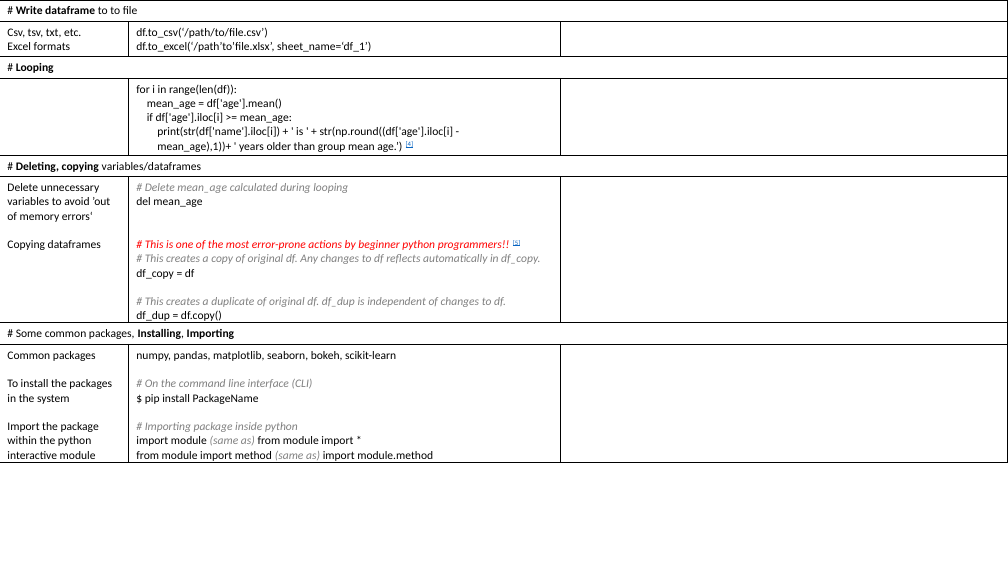
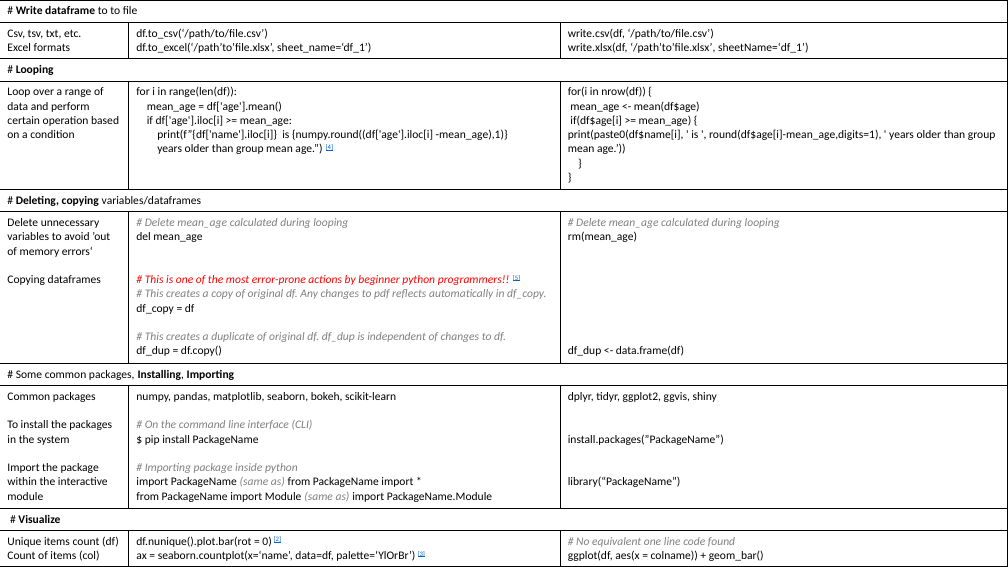
Before and after one commit to Lhogeshwaran/python-r_cheatsheet, a slide deck: slide 3 of Python-R_DataScience_cheat_sheet.pptx. Drawn at 1008x567 pixels with LibreOffice and Linux fonts; fonts in the diff are those of the drawing. Boxes give left, top, right and bottom in pixels: in the first picture for what was removed or moved away, otherwise in the second. Text is boxed around its words. In the diff, an @@ line names an element or a change of style, - is before the commit and + after.

```diff
--- a/Python-R_DataScience_cheat_sheet.pptx
+++ b/Python-R_DataScience_cheat_sheet.pptx
@@ table at bbox=[0, 0, 1008, 567] @@
-row 2, column 3: 
+row 2, column 3: write.csv(df, ‘/path/to/file.csv’) / write.xlsx(df, ‘/path’to’file.xlsx’, sheetName=‘df_1’)
-row 4:  | for i in range(len(df)): / mean_age = df['age'].mean() / if df['age'].iloc[i] >= mean_age: / print(str(df['name'].iloc[i]) + ' is ' + str(np.round((df['age'].iloc[i] - / mean_age),1))+ ' years older than group mean age.’) [4] | 
+row 4: Loop over a range of data and perform certain operation based on a condition | for i in range(len(df)): / mean_age = df['age'].mean() / if df['age'].iloc[i] >= mean_age: / print(f”{df['name'].iloc[i]} is {numpy.round((df['age'].iloc[i] -mean_age),1)} / years older than group mean age.”) [4] | for(i in nrow(df)) { / mean_age <- mean(df$age) / if(df$age[i] >= mean_age) { / print(paste0(df$name[i], ' is ', round(df$age[i]-mean_age,digits=1), ' years older than group mean age.’)) / } / }
-row 6, column 2: # Delete mean_age calculated during looping / del mean_age / # This is one of the most error-prone actions by beginner python programmers!! [5] / # This creates a copy of original df. Any changes to df reflects automatically in df_copy. / df_copy = df / # This creates a duplicate of original df. df_dup is independent of changes to df. / df_dup = df.copy()
+row 6, column 2: # Delete mean_age calculated during looping / del mean_age / # This is one of the most error-prone actions by beginner python programmers!! [5] / # This creates a copy of original df. Any changes to pdf reflects automatically in df_copy. / df_copy = df / # This creates a duplicate of original df. df_dup is independent of changes to df. / df_dup = df.copy()
-row 6, column 3: 
+row 6, column 3: # Delete mean_age calculated during looping / rm(mean_age) / df_dup <- data.frame(df)
-row 8: Common packages / To install the packages in the system / Import the package within the python interactive module | numpy, pandas, matplotlib, seaborn, bokeh, scikit-learn / # On the command line interface (CLI) / $ pip install PackageName / # Importing package inside python / import module (same as) from module import * / from module import method (same as) import module.method | 
+row 8: Common packages / To install the packages in the system / Import the package within the interactive module | numpy, pandas, matplotlib, seaborn, bokeh, scikit-learn / # On the command line interface (CLI) / $ pip install PackageName / # Importing package inside python / import PackageName (same as) from PackageName import * / from PackageName import Module (same as) import PackageName.Module | dplyr, tidyr, ggplot2, ggvis, shiny / install.packages(”PackageName”) / library(“PackageName”)
+row 9: # Visualize |  | 
+row 10: Unique items count (df) / Count of items (col) | df.nunique().plot.bar(rot = 0) [2] / ax = seaborn.countplot(x=‘name’, data=df, palette=‘YlOrBr’) [3] | # No equivalent one line code found / ggplot(df, aes(x = colname)) + geom_bar()
```
Also in this commit, not shown: 3 other slides changed.
